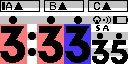
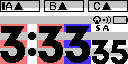
Layer changes from the first 128x64 image to the second:
added group "Not Implemented" with 11 layers above "Background" over [3, 16, 122, 40]
moved "Battery" into group "Not Implemented", painted on it over [114, 17, 117, 23]
hid "Dot 복사 4", moved it into group "Not Implemented" over [116, 33, 122, 39]
hid "Dot 복사 3", moved it into group "Not Implemented" over [97, 33, 103, 39]
hid "Dot 복사 2", moved it into group "Not Implemented" over [74, 16, 82, 24]
hid "Dot 복사", moved it into group "Not Implemented" over [47, 16, 55, 24]
hid "Dot", moved it into group "Not Implemented" over [9, 16, 17, 24]
added group "Background" with 2 layers above "Guide Lines" over [0, 16, 122, 56]
added group "Guide" with 5 layers above "배경" over [0, 16, 122, 56]
moved "레이어 1" into group "Guide" over [0, 16, 122, 56]
moved "Locations" (1st of 3, in "Guide") into group "Guide" over [0, 32, 27, 56]
moved "Locations" (2nd of 3, in "Guide") into group "Guide" over [64, 32, 91, 56]
moved "Locations" (3rd of 3, in "Guide") into group "Guide" over [37, 32, 64, 56]
